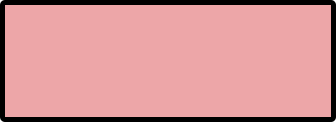
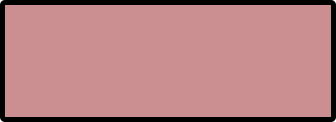
Two versions of the same layered image (336x122). Layer-by-layer changes:
showed "圆角矩形 1 Pressed", painted on it over (x1=5, y1=5, x2=331, y2=117)
hid "圆角矩形 1" over (x1=5, y1=5, x2=331, y2=117)
